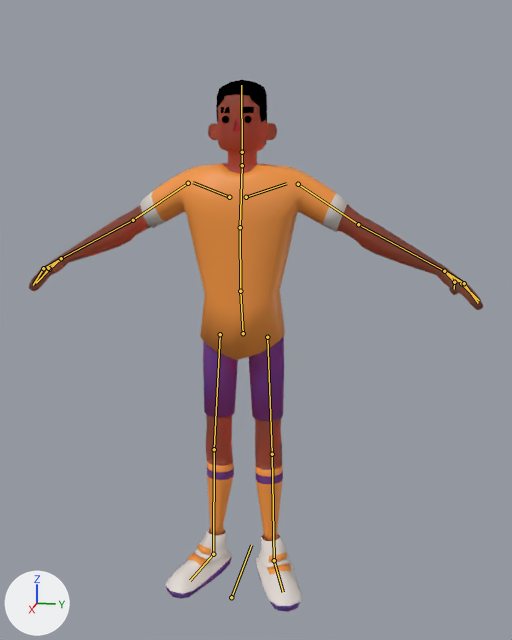
One commit to the Blender file Time_1/Assets/Models/Personagens/Eric_Rig.blend: the scene before it, then after it.
Rendered twice from a 50 mm camera at (0.572, 0.126, 1.584) aimed at (-0.003, 0.011, 1.441). The lights are fixed; the arrows at lower left show +X, +Y and +Z. The bones that bend it are drawn over the model as lines.
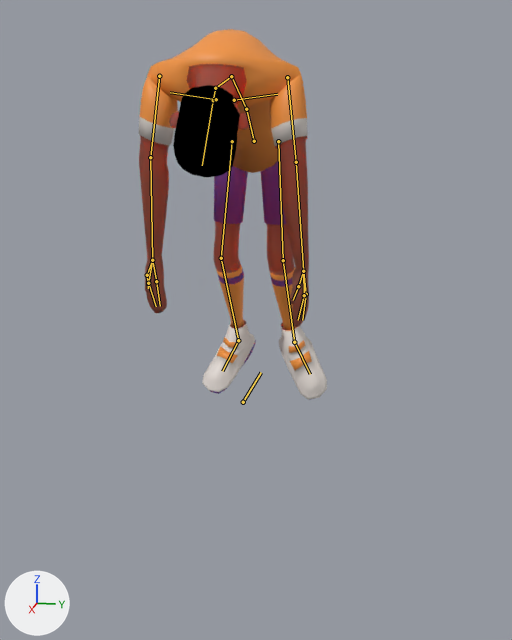
The newer file adds an action. The first version stands in its rest pose; the second is drawn at frame 466 of the action 'Animations'.

What the commit changed:
Bone 'Base' (bone_base) moves from (0.0, 0.0, 0.0) to (0.0, 0.248, 0.808).
Bone 'coluna1' (bone_coluna1) moves from (0.0, 0.0, 0.0) to (0.0, -0.004, 0.001).
Bone 'coluna1' (bone_coluna1) turns from (0, 0, 0) to (37, 0, 0) degrees about its own x, y and z.
Bone 'coluna2' (bone_coluna2) turns from (0, 0, 0) to (29, 2, 3) degrees about its own x, y and z.
Bone 'coluna3' (bone_coluna3) turns from (0, 0, 0) to (47, -4, -3) degrees about its own x, y and z.
Bone 'pescoço' (bone_pescoço) turns from (0, 0, 0) to (31, 0, 0) degrees about its own x, y and z.
Bone 'clavicula.L' (bone_clavicula_l) turns from (0, 0, 0) to (0, 2, -11) degrees about its own x, y and z.
Bone 'braço1.L' (bone_braço1_l) turns from (0, 0, 0) to (117, -14, -39) degrees about its own x, y and z.
Bone 'braço2.L' (bone_braço2_l) turns from (0, 0, 0) to (0, 0, -7) degrees about its own x, y and z.
Bone 'dedo1.1.L' (bone_dedo1_1_l) turns from (0, 0, 0) to (0, -1, 5) degrees about its own x, y and z.
Bone 'dedao1.L' (bone_dedao1_l) turns from (0, 0, 0) to (-2, 6, 6) degrees about its own x, y and z.
Bone 'dedão2.L' (bone_dedão2_l) turns from (0, 0, 0) to (-48, -25, -11) degrees about its own x, y and z.
Bone 'dedo1.L' (bone_dedo1_l) turns from (0, 0, 0) to (0, 1, 5) degrees about its own x, y and z.
Bone 'clavicula.R' (bone_clavicula_r) turns from (0, 0, 0) to (0, -2, 11) degrees about its own x, y and z.
Bone 'braço1.R' (bone_braço1_r) turns from (0, 0, 0) to (114, 3, 61) degrees about its own x, y and z.
Bone 'braço2.R' (bone_braço2_r) turns from (0, 0, 0) to (0, 0, 14) degrees about its own x, y and z.
Bone 'dedo1.1.R' (bone_dedo1_1_r) turns from (0, 0, 0) to (0, 2, -7) degrees about its own x, y and z.
Bone 'dedao1.R' (bone_dedao1_r) turns from (0, 0, 0) to (-2, -7, -7) degrees about its own x, y and z.
Bone 'dedão2.R' (bone_dedão2_r) turns from (0, 0, 0) to (-55, 28, 8) degrees about its own x, y and z.
Bone 'dedo1.R' (bone_dedo1_r) turns from (0, 0, 0) to (1, -1, -7) degrees about its own x, y and z.
Bone 'panturrilha.L' (bone_panturrilha_l) turns from (0, 0, 0) to (-32, 3, 1) degrees about its own x, y and z.
Bone 'IKLegPull.L' (bone_iklegpull_l) moves from (0.0, 0.0, 0.0) to (-0.019, 0.0, 0.778).
Bone 'IKTarget.L' (bone_iktarget_l) moves from (0.0, 0.0, 0.0) to (-0.239, 0.536, -0.883).
Bone 'IKTarget.L' (bone_iktarget_l) turns from (0, 0, 0) to (-57, -24, 17) degrees about its own x, y and z.
Bone 'IKLegPull.R' (bone_iklegpull_r) moves from (0.0, 0.0, 0.0) to (0.018, 0.0, 0.758).
Bone 'IKTarget.R' (bone_iktarget_r) moves from (0.0, 0.0, 0.0) to (0.231, 0.52, -0.88).
Bone 'IKTarget.R' (bone_iktarget_r) turns from (0, 0, 0) to (-39, 14, -13) degrees about its own x, y and z.

Boxes [x1, y1, x2, y2] around the edits, measured in the pictures (512 x 640 px):
'Plane.001', posed (58% narrower, 30% shorter)
    before: [29, 80, 483, 612]
    after: [139, 29, 327, 400]
bone 'Base', root to tip
    before: (231, 597) to (251, 545)
    after: (243, 402) to (261, 372)
bone 'coluna1', root to tip
    before: (243, 333) to (240, 291)
    after: (254, 141) to (246, 109)
bone 'coluna2', root to tip
    before: (240, 291) to (240, 227)
    after: (246, 109) to (231, 76)
bone 'coluna3', root to tip
    before: (240, 227) to (242, 165)
    after: (231, 76) to (215, 88)
bone 'pescoço', root to tip
    before: (242, 165) to (242, 152)
    after: (215, 88) to (213, 100)
bone 'clavicula.L', root to tip
    before: (246, 197) to (286, 183)
    after: (234, 100) to (277, 94)
bone 'braço1.L', root to tip
    before: (298, 184) to (358, 224)
    after: (287, 77) to (296, 162)
bone 'braço2.L', root to tip
    before: (358, 224) to (444, 271)
    after: (296, 162) to (303, 271)
bone 'dedo1.1.L', root to tip
    before: (444, 271) to (461, 283)
    after: (303, 271) to (306, 294)
bone 'dedao1.L', root to tip
    before: (444, 271) to (454, 282)
    after: (303, 271) to (298, 286)
bone 'dedão2.L', root to tip
    before: (454, 282) to (454, 289)
    after: (298, 286) to (293, 300)
bone 'dedo1.L', root to tip
    before: (444, 271) to (464, 283)
    after: (303, 271) to (304, 295)
bone 'clavicula.R', root to tip
    before: (229, 197) to (193, 182)
    after: (216, 99) to (170, 92)
bone 'braço1.R', root to tip
    before: (188, 183) to (133, 220)
    after: (159, 76) to (150, 157)
bone 'braço2.R', root to tip
    before: (133, 220) to (61, 258)
    after: (150, 157) to (152, 260)
bone 'dedo1.1.R', root to tip
    before: (61, 258) to (49, 269)
    after: (152, 260) to (156, 281)
bone 'dedao1.R', root to tip
    before: (61, 258) to (48, 268)
    after: (152, 260) to (147, 275)
bone 'dedão2.R', root to tip
    before: (48, 268) to (44, 274)
    after: (147, 275) to (148, 288)
bone 'dedo1.R', root to tip
    before: (61, 258) to (43, 268)
    after: (152, 260) to (148, 283)
bone 'panturrilha.L', root to tip
    before: (272, 454) to (274, 560)
    after: (283, 260) to (294, 342)
